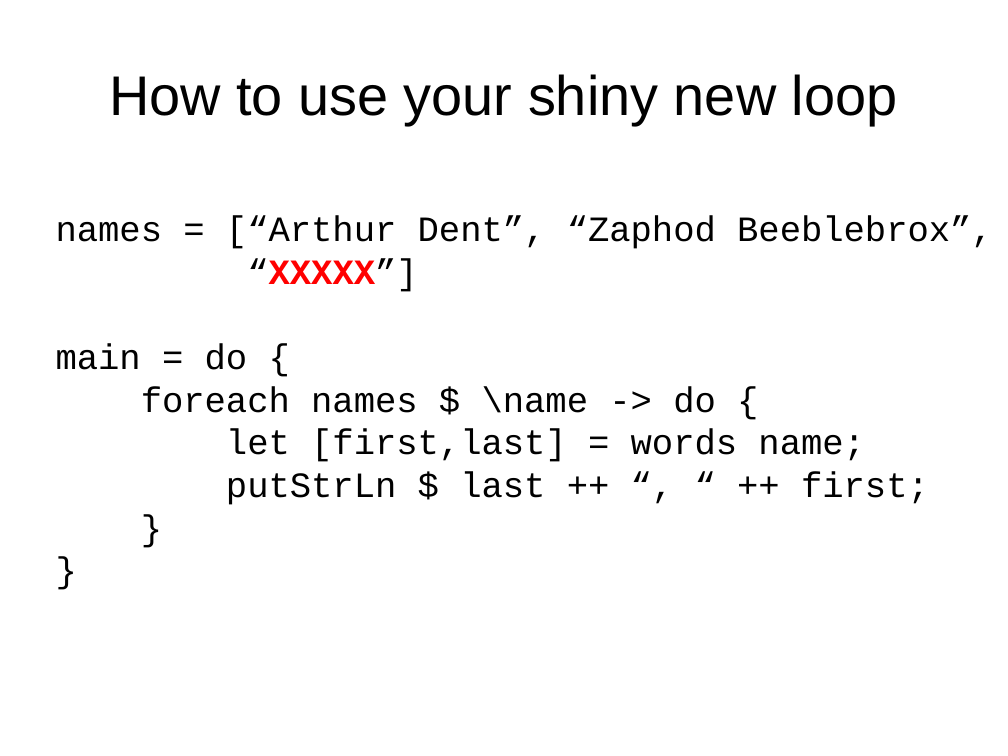
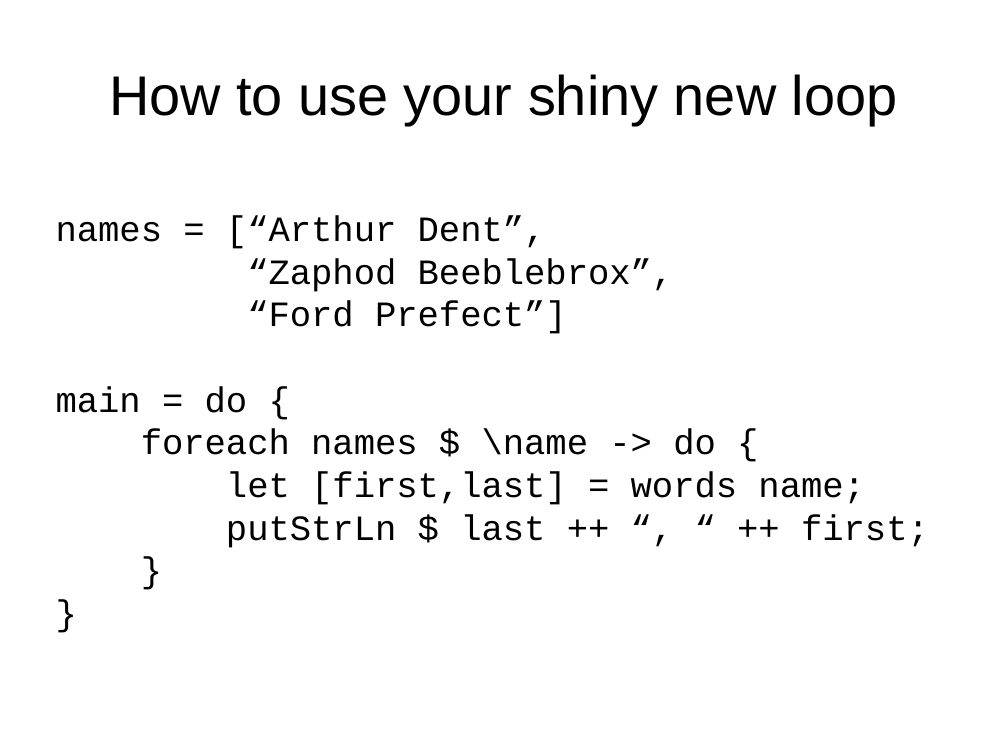
Before and after one commit to luqui/luqui-misc, a slide deck: slide 44 of work/present/monads/monads.odp. Drawn at 1008x756 pixels with LibreOffice and Linux fonts; fonts in the diff are those of the drawing. Boxes give left, top, right and bottom in pixels: in the first picture for what was removed or moved away, otherwise in the second. Text is boxed around its words. In the diff, an @@ line names an element or a change of style, - is before the commit and + after.

```diff
--- a/work/present/monads/monads.odp
+++ b/work/present/monads/monads.odp
@@ text at bbox=[56, 216, 674, 334]: text changed @@
-names = [“Arthur Dent”, “Zaphod Beeblebrox”,
-“XXXXX”]
+names = [“Arthur Dent”,
+“Zaphod Beeblebrox”,
+“Ford Prefect”]
```
Also in this commit, not shown: 7 other slides changed, 13 slides added.
